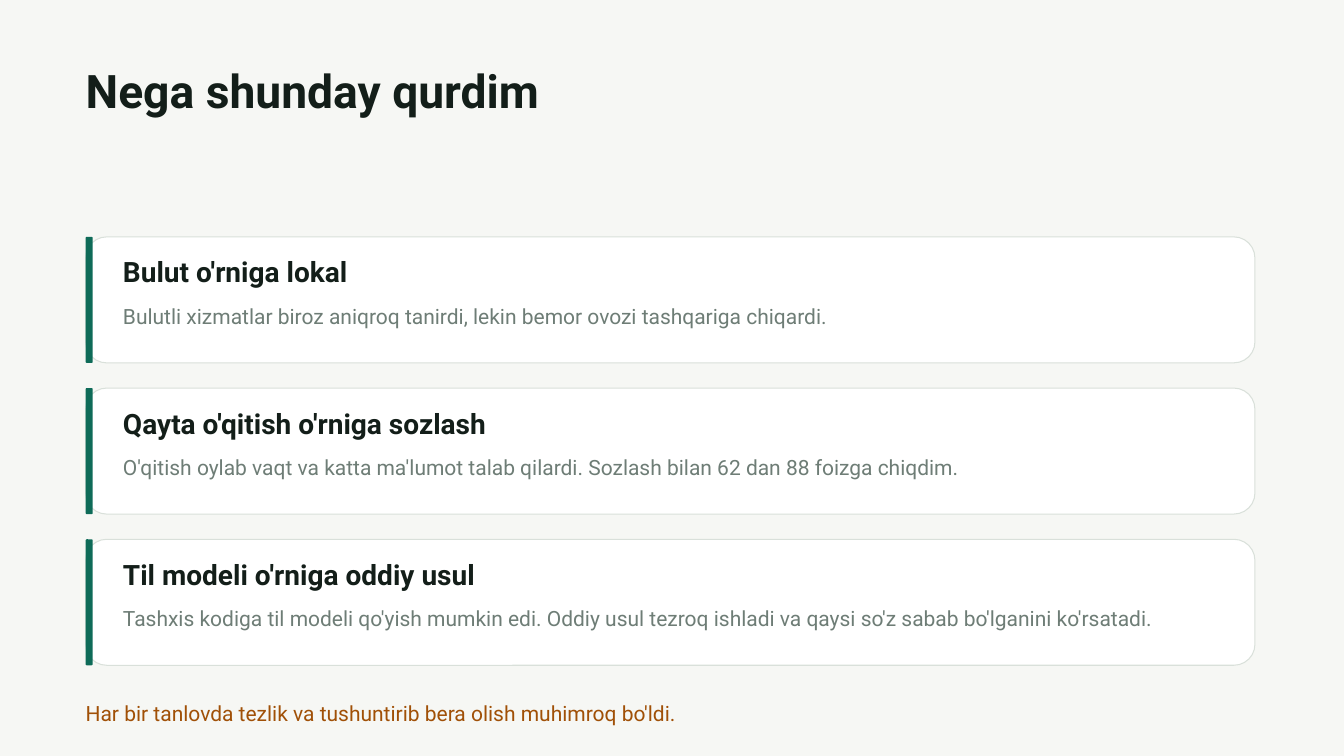
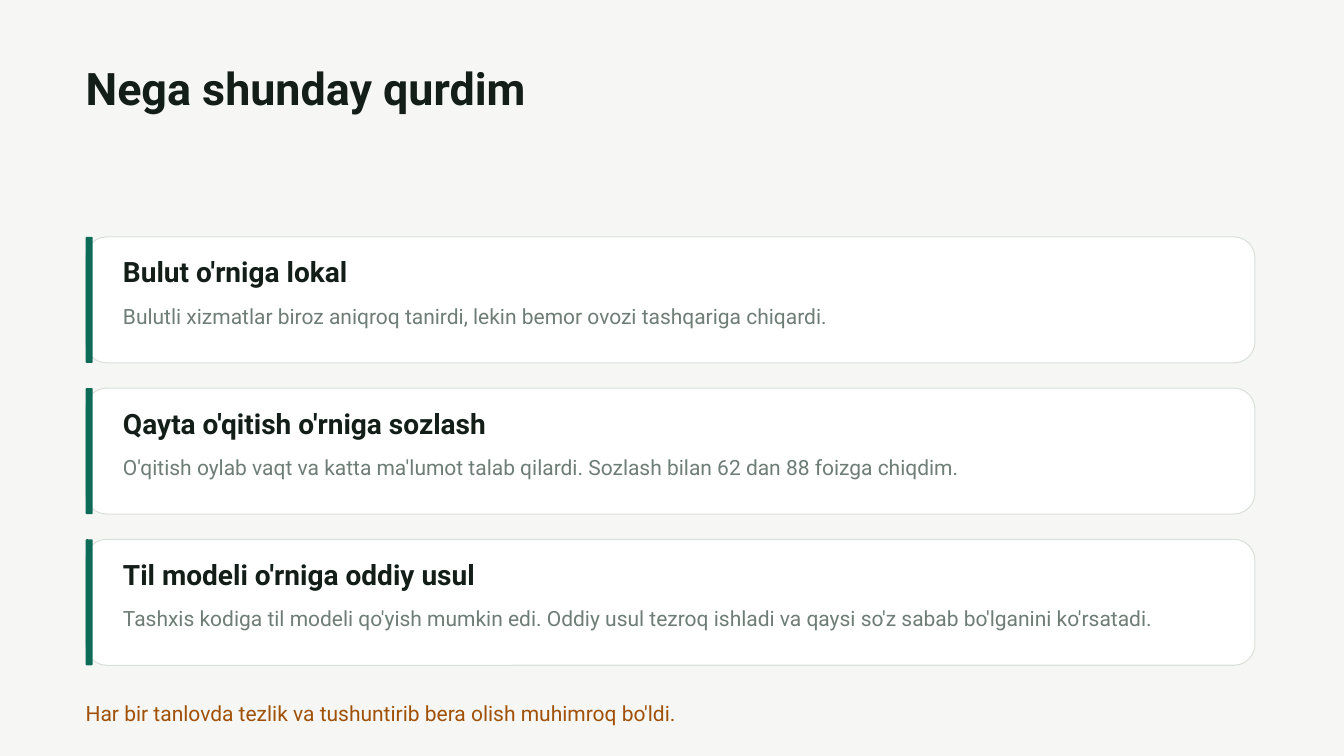
Before and after one commit to VohidovTohirjon/voice-to-text-openemr, a slide deck: slide 6 of docs/OpenEMR-ovozli-yozuv.pptx (slide 5 before the commit). Drawn at 1344x756 pixels with LibreOffice and Linux fonts; fonts in the diff are those of the drawing. Boxes give left, top, right and bottom in pixels: in the first picture for what was removed or moved away, otherwise in the second. Text is boxed around its words. In the diff, an @@ line names an element or a change of style, - is before the commit and + after.

```diff
--- a/docs/OpenEMR-ovozli-yozuv.pptx
+++ b/docs/OpenEMR-ovozli-yozuv.pptx
@@ text "Nega shunday qurdim" at (x1=86, y1=71, x2=525, y2=115): size 33 to 32 pt @@
```
Also in this commit, not shown: 3 other slides changed, 2 slides added, 1 slide removed, 2 other files.
